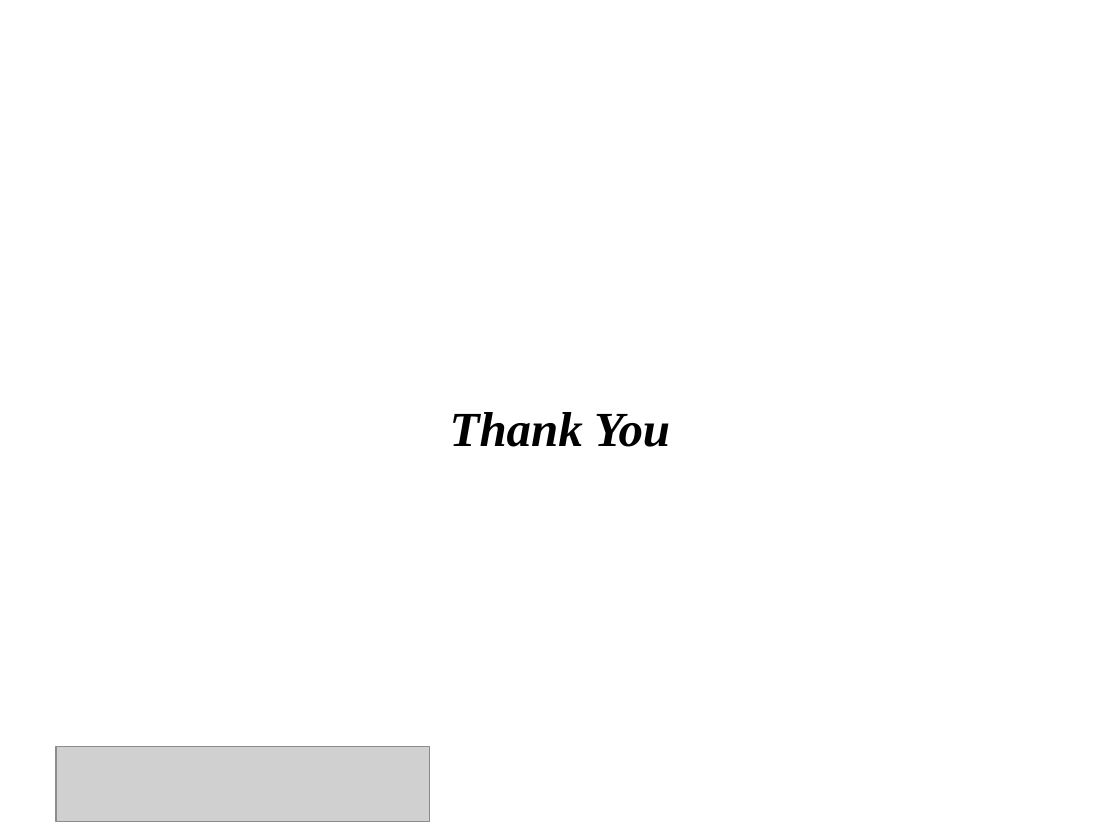
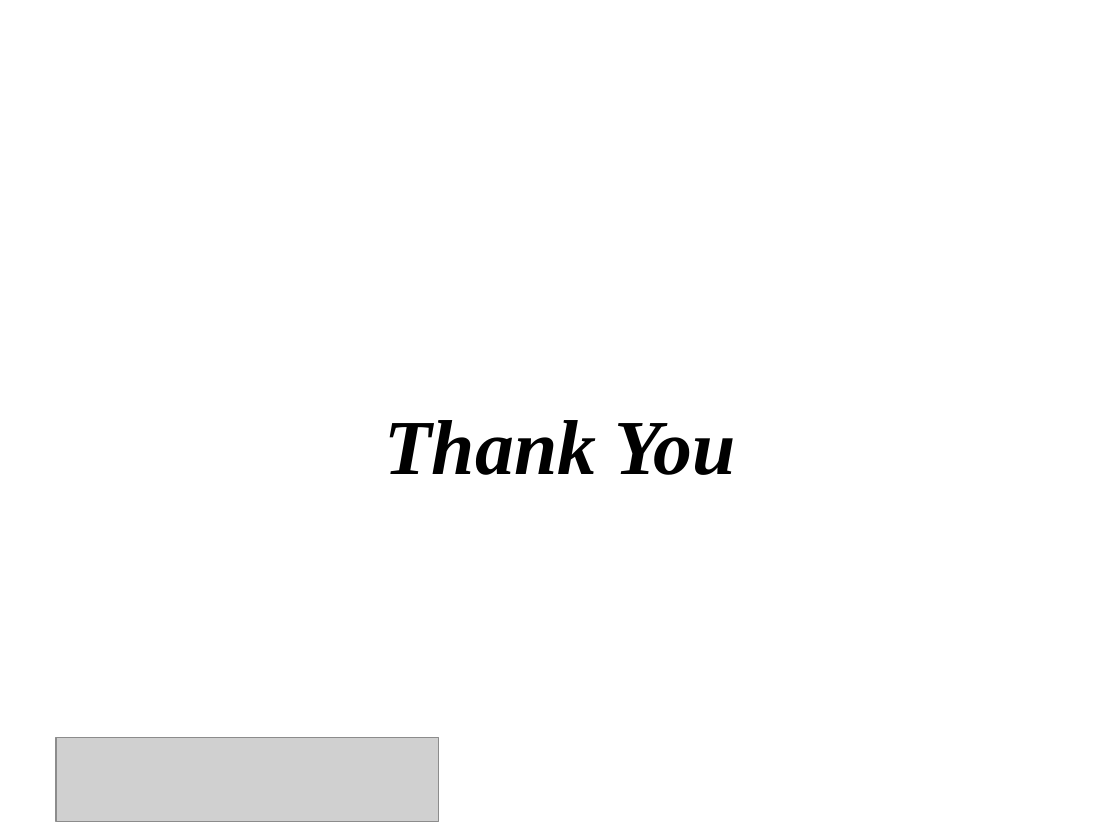
Before and after one commit to Shuvoneel/SRCL, a slide deck: slide 30 of Socheton/Startup_Socheton.pptx (slide 14 before the commit). Drawn at 1120x840 pixels with LibreOffice and Linux fonts; fonts in the diff are those of the drawing; grey boxes stand for pictures; background and template pictures are left out. Boxes give left, top, right and bottom in pixels: in the first picture for what was removed or moved away, otherwise in the second. Text is boxed around its words. In the diff, an @@ line names an element or a change of style, - is before the commit and + after.

```diff
--- a/Socheton/Startup_Socheton.pptx
+++ b/Socheton/Startup_Socheton.pptx
@@ title "Thank You": place and size @@
-title "Thank You" at (450,412,670,447)
+title "Thank You" at (384,420,735,475)
@@ title "Thank You" at (384,420,735,475): size 31.5 to 50 pt @@
@@ picture: place and size @@
-picture at (56,747,429,822)
+picture at (56,737,439,821)
```
Also in this commit, not shown: 8 other slides changed, 21 slides added, 5 slides removed, 5 other files.
